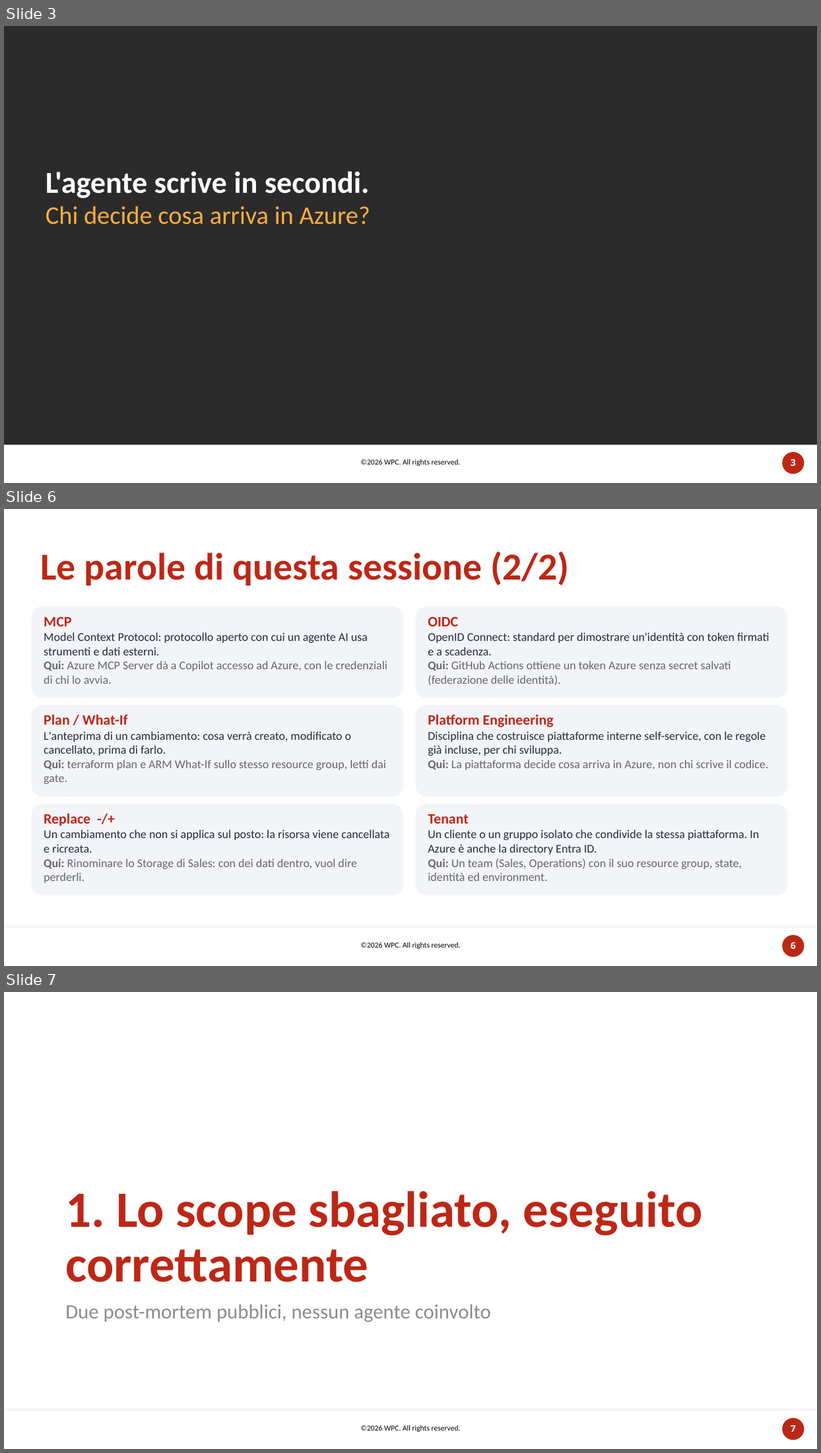
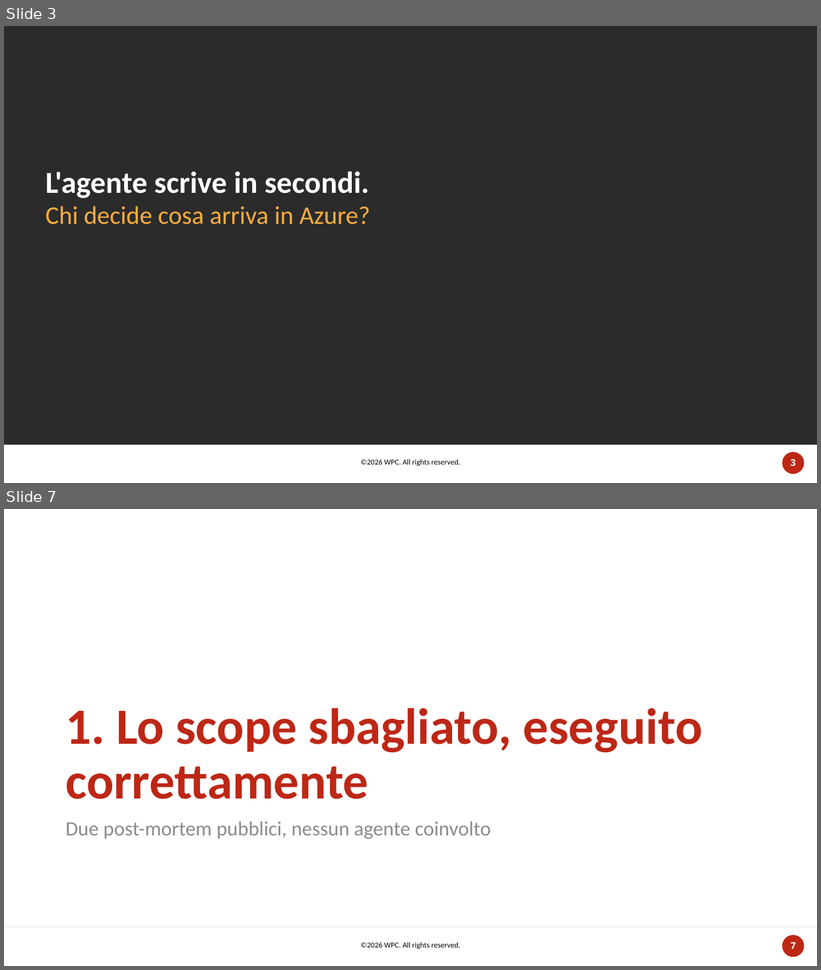
Before and after one commit to carlosacchi/wpc-2026, a slide deck: docs/session/out/WPC2026-Copilot-sotto-controllo.pptx. Shown one above the other, each under a label of ours: slides 3, 6 and 7 before the commit, slides 3 and 7 after it; the slides between them are not shown. The pictures are 821x1453 and 821x970 pixels, drawn with LibreOffice and Linux fonts; fonts in the diff are those of the drawing; background and template pictures are left out; a plain dark background stands for a picture behind light text. Boxes give left, top, right and bottom in pixels: in the first picture for what was removed or moved away, otherwise in the second. Text is boxed around its words. In the diff, an @@ line names an element or a change of style, - is before the commit and + after.

```diff
--- a/docs/session/out/WPC2026-Copilot-sotto-controllo.pptx
+++ b/docs/session/out/WPC2026-Copilot-sotto-controllo.pptx
@@ slide 6 removed at <box>4,509,817,966</box>, background #FFFFFF; not listed: 3 template elements that a slide beside it also shows @@
@@ title removed at <box>40,551,569,586</box> @@
-Le parole di questa sessione (2/2)
@@ rounded rectangle removed at <box>32,607,403,698</box> @@
-MCP
-Model Context Protocol: protocollo aperto con cui un agente AI usa strumenti e dati esterni.
-Qui: Azure MCP Server dà a Copilot accesso ad Azure, con le credenziali di chi lo avvia.
@@ rounded rectangle removed at <box>416,607,788,698</box> @@
-OIDC
-OpenID Connect: standard per dimostrare un'identità con token firmati e a scadenza.
-Qui: GitHub Actions ottiene un token Azure senza secret salvati (federazione delle identità).
@@ rounded rectangle removed at <box>32,706,403,797</box> @@
-Plan / What-If
-L'anteprima di un cambiamento: cosa verrà creato, modificato o cancellato, prima di farlo.
-Qui: terraform plan e ARM What-If sullo stesso resource group, letti dai gate.
@@ rounded rectangle removed at <box>416,706,788,797</box> @@
-Platform Engineering
-Disciplina che costruisce piattaforme interne self-service, con le regole già incluse, per chi sviluppa.
-Qui: La piattaforma decide cosa arriva in Azure, non chi scrive il codice.
@@ rounded rectangle removed at <box>32,804,403,896</box> @@
-Replace -/+
-Un cambiamento che non si applica sul posto: la risorsa viene cancellata e ricreata.
-Qui: Rinominare lo Storage di Sales: con dei dati dentro, vuol dire perderli.
@@ rounded rectangle removed at <box>416,804,788,896</box> @@
-Tenant
-Un cliente o un gruppo isolato che condivide la stessa piattaforma. In Azure è anche la directory Entra ID.
-Qui: Un team (Sales, Operations) con il suo resource group, state, identità ed environment.
```
Also in this commit, not shown: 13 slides changed, 6 slides added, 4 other slides removed, 4 other files.
